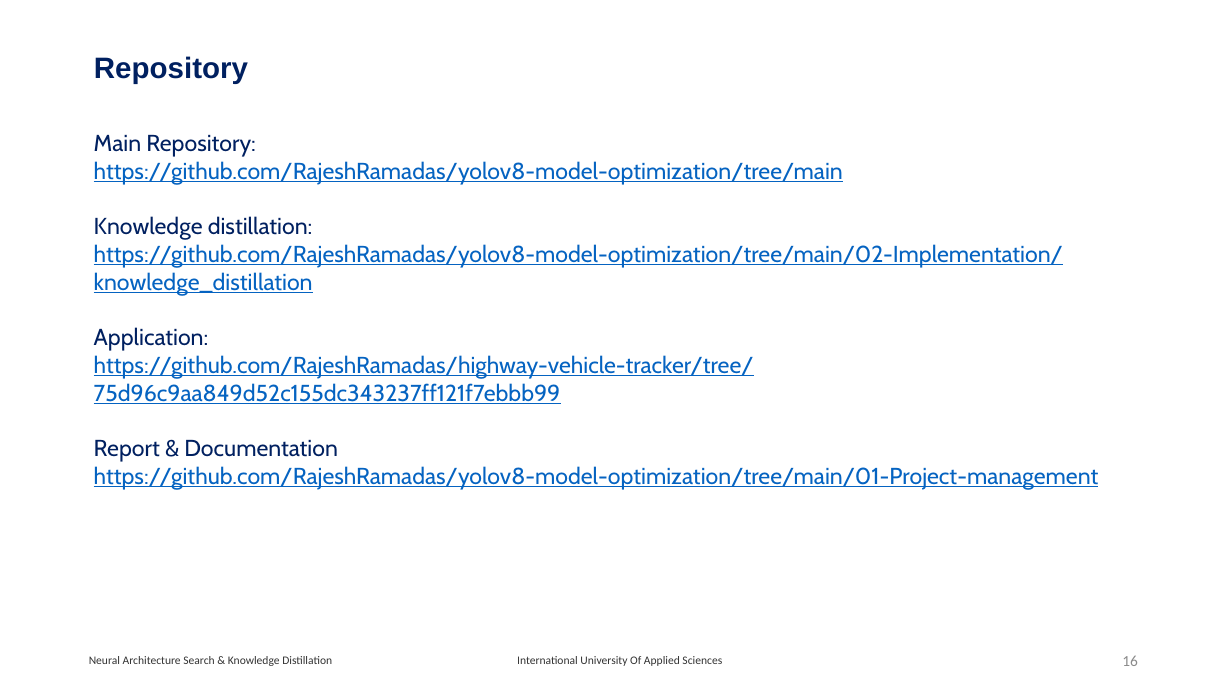
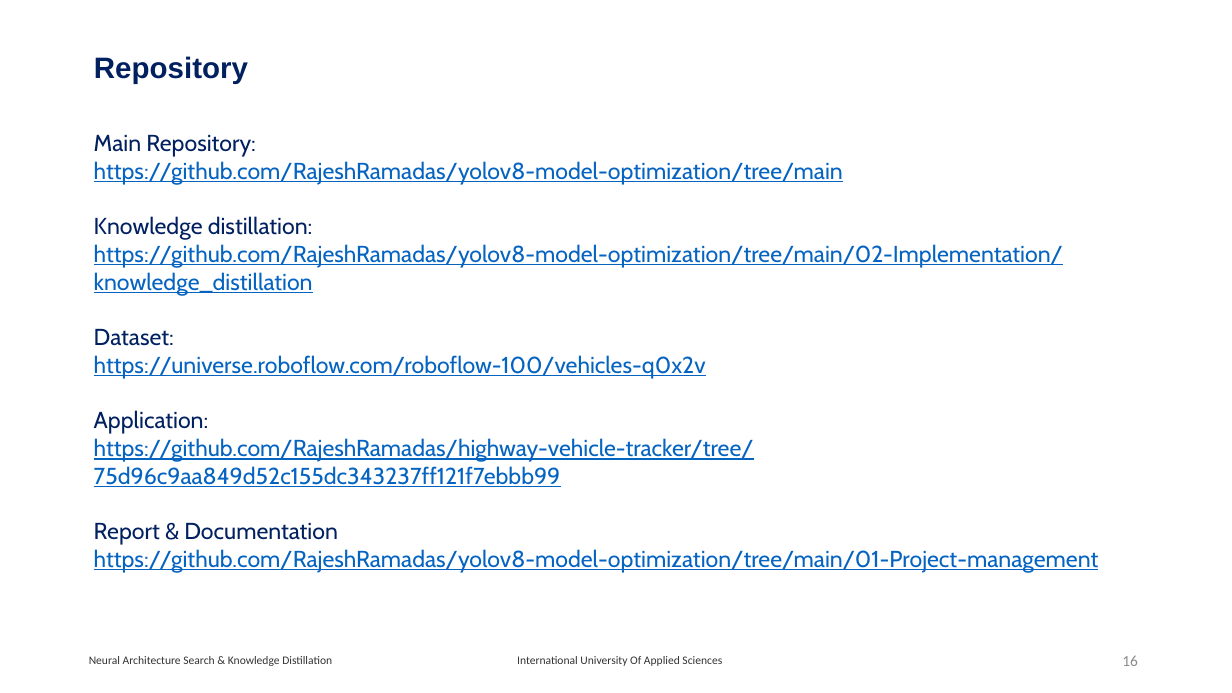
Before and after one commit to RajeshRamadas/yolov8-model-optimization, a slide deck: slide 16 of 01-Project-management/presentation/KnowledgeDistillation.pptx. Drawn at 1232x693 pixels with LibreOffice and Linux fonts; fonts in the diff are those of the drawing. Boxes give left, top, right and bottom in pixels: in the first picture for what was removed or moved away, otherwise in the second. Text is boxed around its words. In the diff, an @@ line names an element or a change of style, - is before the commit and + after.

```diff
--- a/01-Project-management/presentation/KnowledgeDistillation.pptx
+++ b/01-Project-management/presentation/KnowledgeDistillation.pptx
@@ text at (94, 329, 706, 379): paragraph added @@
+Dataset:
+https://universe.roboflow.com/roboflow-100/vehicles-q0x2v
```
Also in this commit, not shown: 2 other slides changed.
